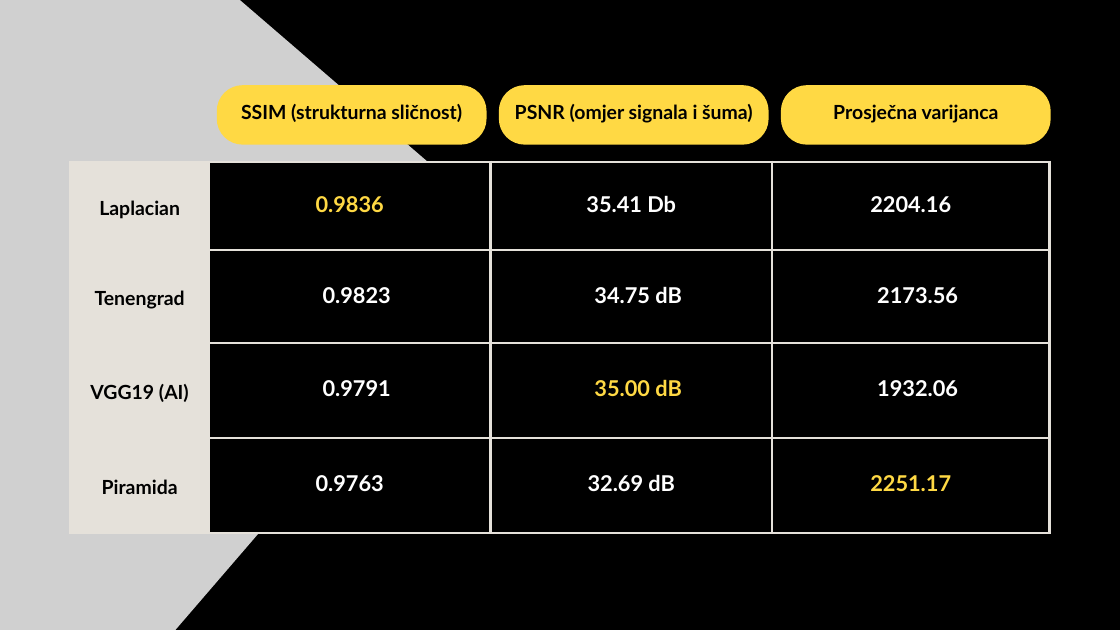
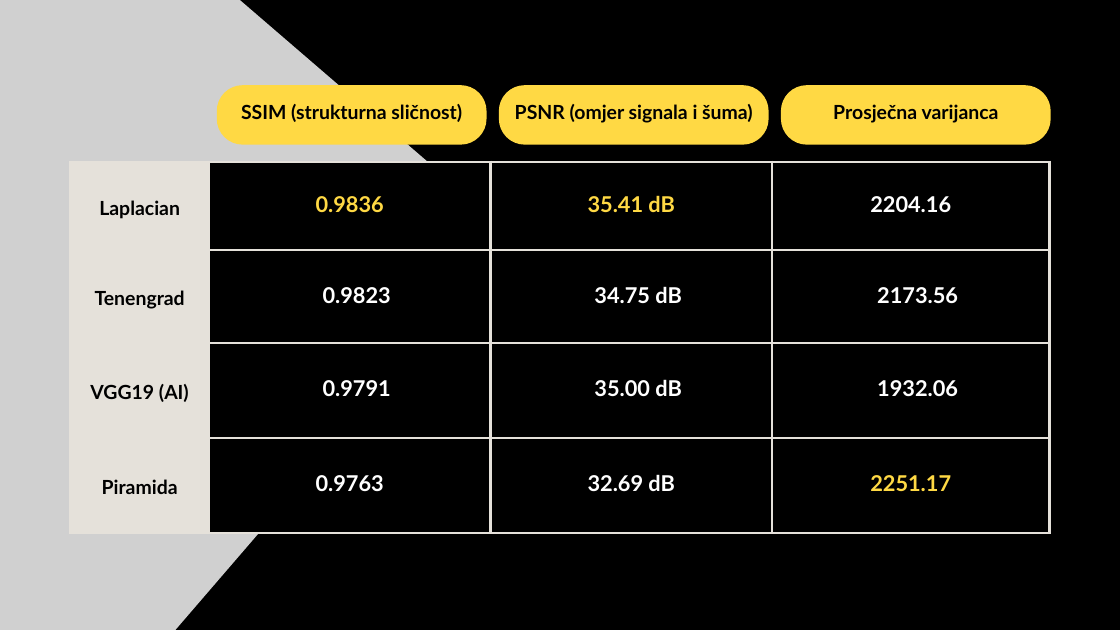
Before and after one commit to KTamara0/Focus-Stacking-algoritam, a slide deck: slide 9 of focus stacking-projekt-kon.pptx. Drawn at 1120x630 pixels with LibreOffice and Linux fonts; fonts in the diff are those of the drawing; grey boxes stand for pictures. Boxes give left, top, right and bottom in pixels: in the first picture for what was removed or moved away, otherwise in the second. Text is boxed around its words. In the diff, an @@ line names an element or a change of style, - is before the commit and + after.

Commit message:
zavrsna

```diff
--- a/focus stacking-projekt-kon.pptx
+++ b/focus stacking-projekt-kon.pptx
@@ table at [71,162,1050,533] @@
-row 1, column 3: 35.41 Db
+row 1, column 3: 35.41 dB
@@ text colour #FFD944 to #FFFFFF in "35.00 dB" @@
```
